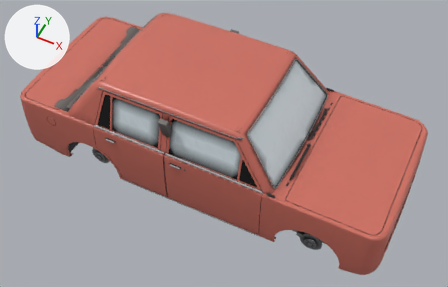
Before and after pictures for a commit that changed the glTF model public/models/modcar/frames/sedan.glb.
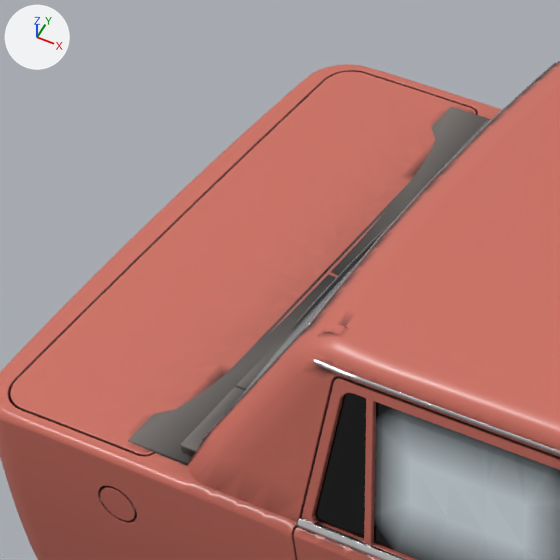
The first picture shows the older version from a 50 mm camera at (1.93, -3.96, 5.37) aimed at (0.02, -0.15, 0.6). The close-ups show the older and then the newer version on the part from 5% to 35% of the width and 0% to 47% of the height of that picture. Only the edits that show in the close-ups are written down. The axes (+X, +Y, +Z) are drawn at upper left. The lights are the same throughout. Where no turn or scale is listed for an object, it has been applied to the vertices. Vertices at exactly the same position are counted once.

Names of what the first close-up shows: 'BODY', 'FUEL_CAP', 'INTERIOR', 'PG_door_RR', 'P_door_RR', 'P_trunk' and 1 more.
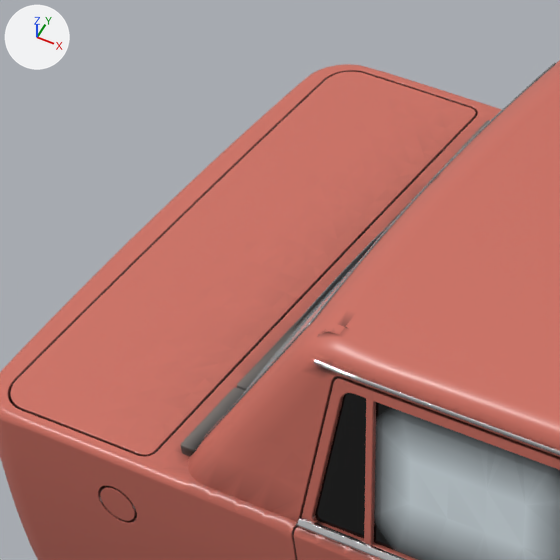
Location of each change, (x1, y1, x2, y2) in pixels of the close-ups (560 x 560 px):
'BODY', reshaped: before (0, 61, 560, 560); after (0, 60, 560, 560)
'INTERIOR', reshaped (mostly hidden): before (128, 107, 491, 466); after (181, 120, 490, 456)
part 1 of me_body_001, reshaped: before (188, 61, 560, 465); after (188, 60, 560, 472)
part 2 of me_body_001, recoloured: (152, 63, 554, 469) in both
part 4 of me_p_trunk_001, recoloured: (127, 104, 476, 455) in both

Edits to the bpy script that builds the scene:
```text
Change me_body_001:
    used by ob_body; location = (0.0, 0.0, 0.0)
    remove me_body_001.from_pydata(...)  # 19093 vertices, 34352 faces; spans x -2.1..1.9, y -0.81..0.81, z 0.21..1.42
    add me_body_001.from_pydata(...)  # 19495 vertices, 35156 faces; spans x -2.1..1.9, y -0.81..0.81, z 0.21..1.42
    me_body_001 part 1: 12 vertices moved from x -1.18..-1.09, y -0.63..0.63, z 1.28..1.39 to x -1.17..-1.09, y -0.61..0.61, z 1.29..1.39; 60 vertices removed from x -1.38..-1.09, y -0.7..0.7, z 1.01..1.39; 264 vertices added at x -1.49..-1.1, y -0.7..0.7, z 0.93..1.39
    me_body_001 part 2: 15487 kept faces spanning x -2.1..1.9, y -0.81..0.81, z 0.21..1.4 get new vertex colours
    other edits to the shape of me_body_001 do not show in these pictures
Change me_interior_001:
    used by ob_interior; location = (0.0, 0.0, 0.0)
    remove me_interior_001.from_pydata(...)  # 4222 vertices, 7478 faces; spans x -1.62..0.84, y -0.76..0.76, z 0.14..1.4
    add me_interior_001.from_pydata(...)  # 4222 vertices, 7478 faces; spans x -1.58..0.84, y -0.76..0.76, z 0.14..1.4
    me_interior_001 part 3: 139 of 4222 vertices moved; they spanned x -1.62..-1.4, y -0.73..0.73, z 0.52..0.95 and now span x -1.48..-1.4, y -0.7..0.7, z 0.52..0.95; mean shift (0.02, 0.0, 0.0); largest move (-1.61, 0.72, 0.9) -> (-1.48, -0.69, 0.67)
Change me_p_trunk_001:
    where me_p_trunk_001.from_pydata(...)  # 1467 vertices, 2494 faces; spans x -0.467..-0.013, y -0.747..0.747, z -0.018..0.02
    used by ob_p_trunk; location = (-1.525, 0.0, 0.912)
    me_p_trunk_001 part 4: 376 faces centred in x -0.43..-0.013, y -0.746..0.737, z -0.012..0.016 are repainted in the vertex colours, in many colours
```
